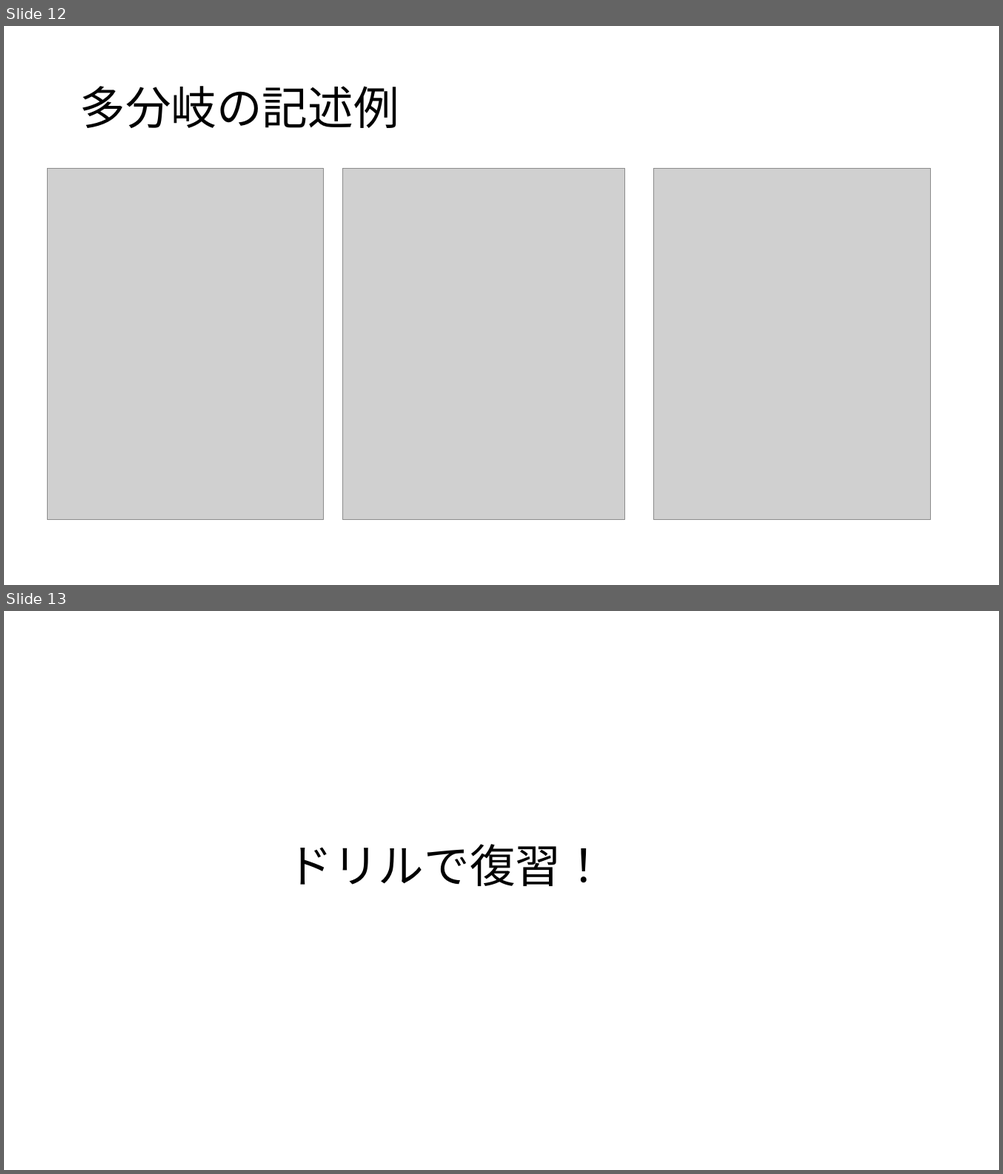
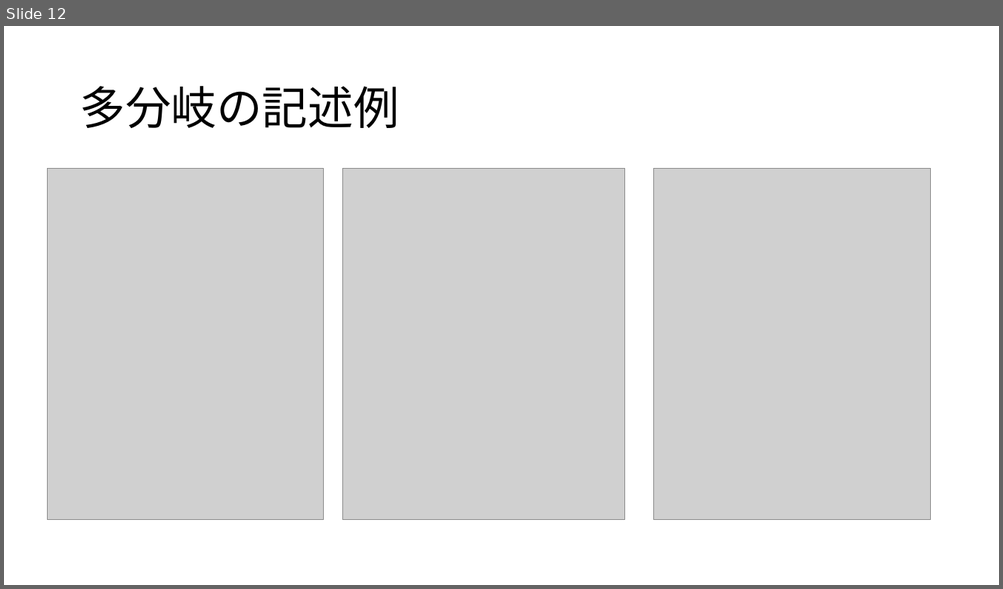
Before and after one commit to masakage/algorithm, a slide deck: docs/第3回順次処理・分岐処理.pptx. Shown one above the other, each under a label of ours: slides 12 and 13 before the commit, slide 12 after it. The pictures are 1003x1174 and 1003x589 pixels, drawn with LibreOffice and Linux fonts; fonts in the diff are those of the drawing; grey boxes stand for pictures. Boxes give left, top, right and bottom in pixels: in the first picture for what was removed or moved away, otherwise in the second. Text is boxed around its words. In the diff, an @@ line names an element or a change of style, - is before the commit and + after.

```diff
--- a/docs/第3回順次処理・分岐処理.pptx
+++ b/docs/第3回順次処理・分岐処理.pptx
@@ slide 13 removed at box(4, 611, 999, 1170), background #FFFFFF @@
@@ title removed at box(287, 844, 606, 886) @@
-ドリルで復習！
```
Also in this commit, not shown: 1 slide changed.
